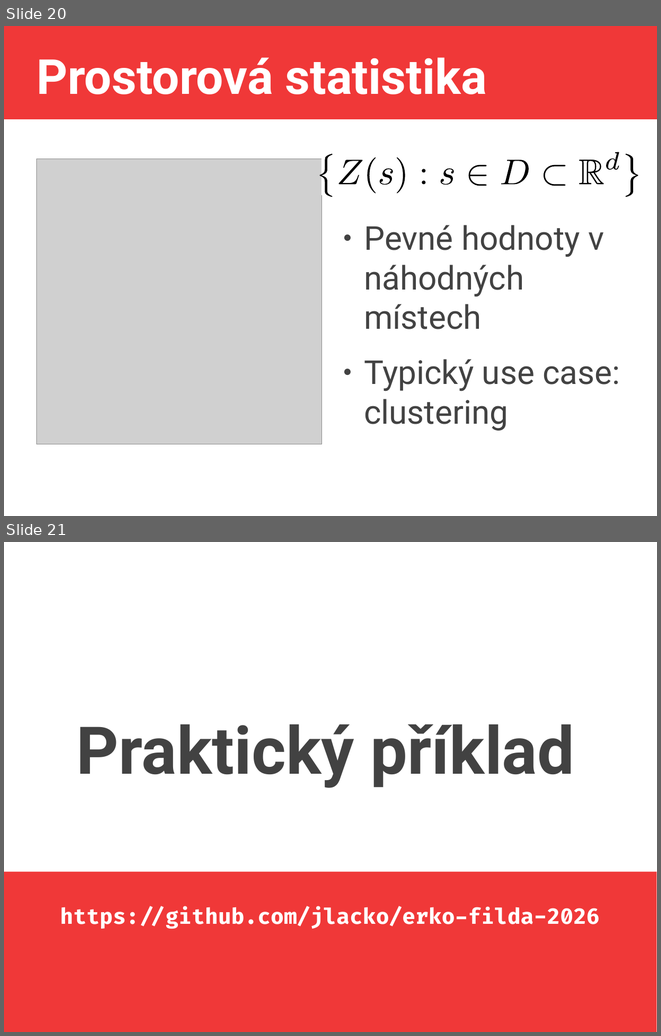
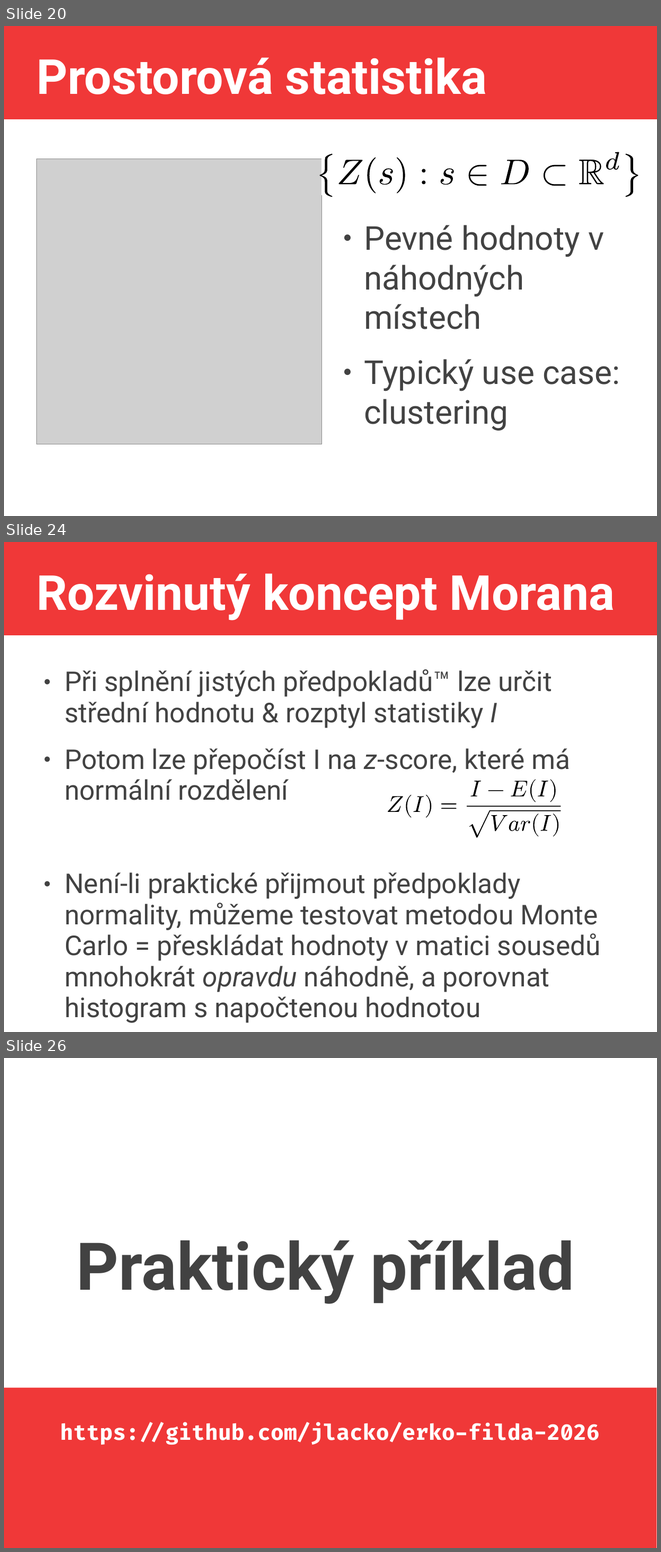
Before and after one commit to jlacko/erko-filda-2026, a slide deck: JLA-SDS-filda.odp. Shown one above the other, each under a label of ours: slides 20 and 21 before the commit, slides 20, 24 and 26 after it; the slides between them are not shown. The pictures are 661x1036 and 661x1552 pixels, drawn with LibreOffice and Linux fonts; fonts in the diff are those of the drawing; grey boxes stand for pictures. Boxes give left, top, right and bottom in pixels: in the first picture for what was removed or moved away, otherwise in the second. Text is boxed around its words. In the diff, an @@ line names an element or a change of style, - is before the commit and + after.

```diff
--- a/JLA-SDS-filda.odp
+++ b/JLA-SDS-filda.odp
@@ slide 24 added at box(4, 542, 657, 1032), background #FFFFFF; not listed: 1 template element that a slide beside it also shows @@
@@ title added at box(36, 573, 615, 620), 58.7 pt, text #FFFFFF, bold @@
+Rozvinutý koncept Morana
@@ text added at box(64, 669, 601, 1023), 33.1 pt, text #424242 @@
+● Při splnění jistých předpokladů™ lze určit střední hodnotu & rozptyl statistiky I
+● Potom lze přepočíst I na z-score, které má normální rozdělení
+● Není-li praktické přijmout předpoklady normality, můžeme testovat metodou Monte Carlo = přeskládat hodnoty v matici sousedů mnohokrát opravdu náhodně, a porovnat histogram s napočtenou hodnotou
@@ group added at box(388, 779, 561, 838): 21 freeform shapes @@
@@ what was slide 21 is now slide 26 @@
```
Also in this commit, not shown: 2 slides changed, 4 other slides added, 1 other file.
